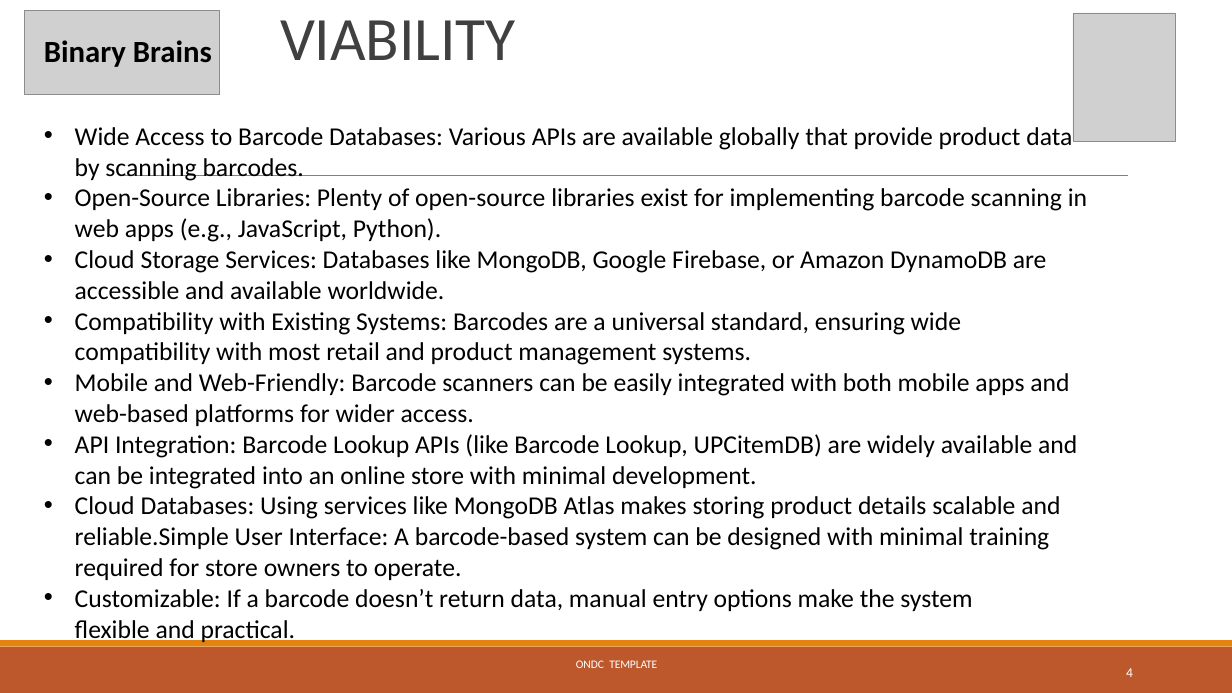
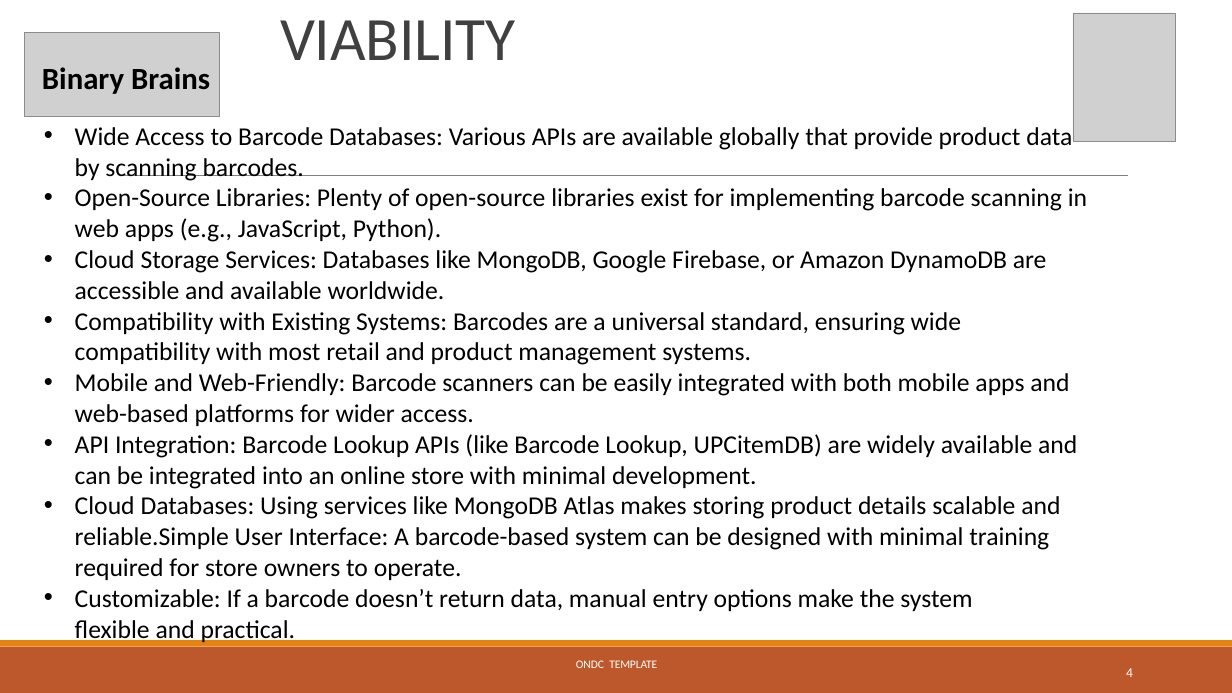
Before and after one commit to mehrshadnava/ONDC-Hackathon, a slide deck: slide 4 of kirana bazaar.pptx. Drawn at 1232x693 pixels with LibreOffice and Linux fonts; fonts in the diff are those of the drawing; grey boxes stand for pictures. Boxes give left, top, right and bottom in pixels: in the first picture for what was removed or moved away, otherwise in the second. Text is boxed around its words. In the diff, an @@ line names an element or a change of style, - is before the commit and + after.

```diff
--- a/kirana bazaar.pptx
+++ b/kirana bazaar.pptx
@@ picture: place and size @@
-picture at <box>25,10,219,95</box>
+picture at <box>25,33,219,117</box>
@@ text "Binary Brains": place and size @@
-text "Binary Brains" at <box>44,40,212,67</box>
+text "Binary Brains" at <box>42,67,210,94</box>
```
Also in this commit, not shown: 1 other slide changed, 1 other file.
